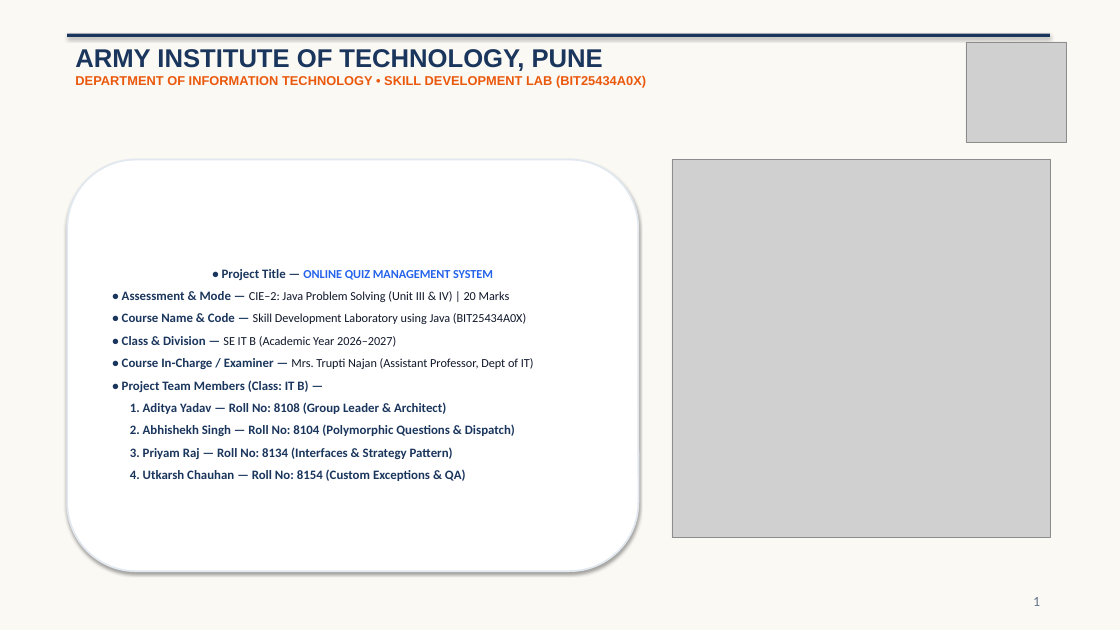
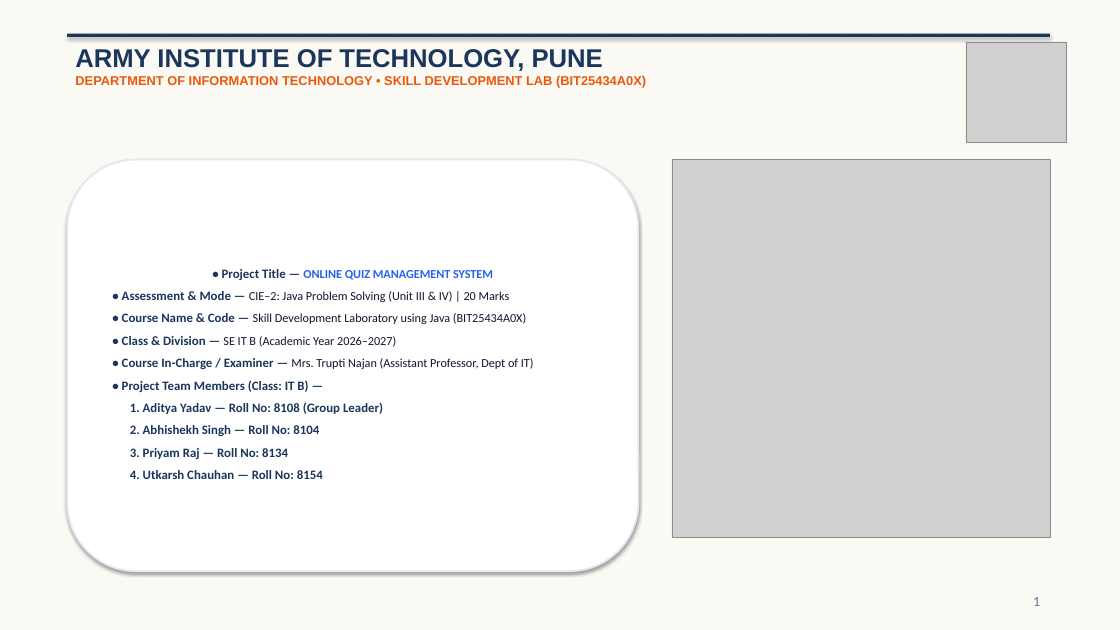
Before and after one commit to abhisheksinghapsb-gif/Online-Quiz-Management-System, a slide deck: slide 1 of Online_Quiz_Management_System_Presentation.pptx. Drawn at 1120x630 pixels with LibreOffice and Linux fonts; fonts in the diff are those of the drawing; grey boxes stand for pictures. Boxes give left, top, right and bottom in pixels: in the first picture for what was removed or moved away, otherwise in the second. Text is boxed around its words. In the diff, an @@ line names an element or a change of style, - is before the commit and + after.

Commit message:
Remove individual contribution slides; retain complete project architecture and concepts (11 slides)

```diff
--- a/Online_Quiz_Management_System_Presentation.pptx
+++ b/Online_Quiz_Management_System_Presentation.pptx
@@ text in rounded rectangle at (x1=122, y1=380, x2=383, y2=479): text changed @@
-• Project Team Members (Class: IT B) —
-1. Aditya Yadav — Roll No: 8108 (Group Leader & Architect)
-2. Abhishekh Singh — Roll No: 8104 (Polymorphic Questions & Dispatch)
-3. Priyam Raj — Roll No: 8134 (Interfaces & Strategy Pattern)
-4. Utkarsh Chauhan — Roll No: 8154 (Custom Exceptions & QA)
+• Project Team Members (Class: IT B) —
+1. Aditya Yadav — Roll No: 8108 (Group Leader)
+2. Abhishekh Singh — Roll No: 8104
+3. Priyam Raj — Roll No: 8134
+4. Utkarsh Chauhan — Roll No: 8154
```
Also in this commit, not shown: 1 other slide changed, 5 slides removed, 1 other file.
